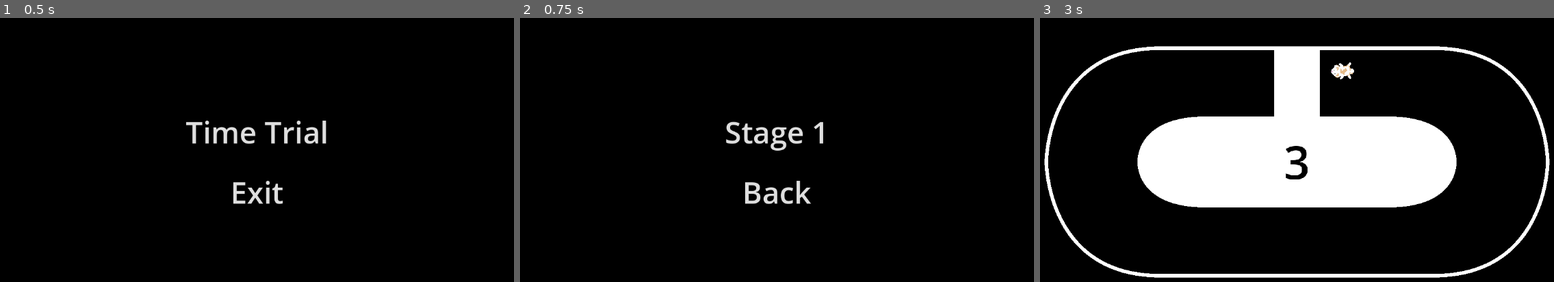
Above: before the commit, frames 1-3 (left to right).
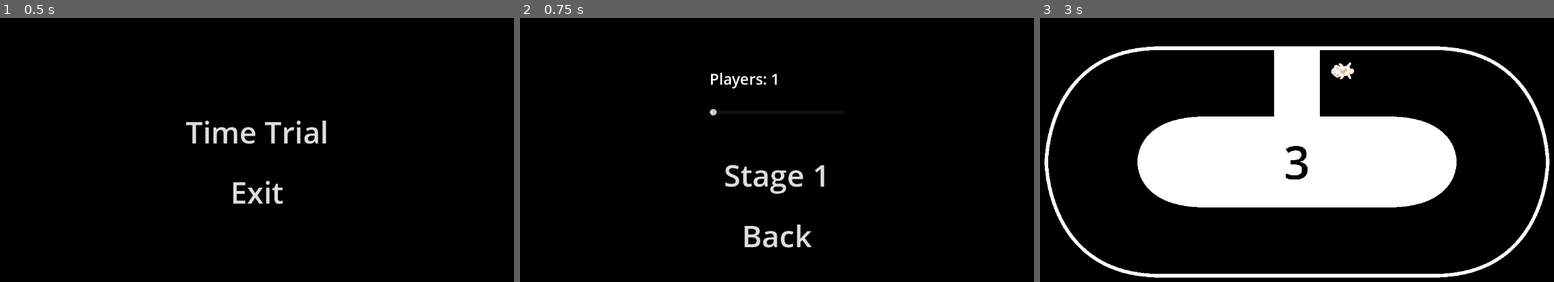
Above: after the commit, the same moments.

Repository: ChrisCee2/20gc4indy500
Game: Godot game, scene res://main_menu.tscn
Same seed, same stepped clock (60 frames per second), same inputs: the game is played once before the commit and once after it. Sound files missing from this copy of the repository are replaced by a short silence.
Inputs:
- Up to frame 1 (0.5 s): no input
- Up to frame 2 (0.75 s): click "Time Trial" at 0.5 s
- Up to frame 3 (3 s): click "Back" at 1.25 s; click "Time Trial" at 2 s; click "Stage 1" at 2.75 s

Frame 1 is identical in both runs. In frame 2, 2.5% of the frame differs, in the area x 36-60%, y 20-88%; in frame 3, nothing differs.

Commit message:
GC4-12: Be able to play 2 players in stage 1

Diff:
--- a/player.tscn
+++ b/player.tscn
@@ -8,6 +8,21 @@
 [sub_resource type="CapsuleShape2D" id="CapsuleShape2D_hqtel"]
 radius = 16.0
 height = 64.0
+
+[sub_resource type="Animation" id="Animation_sweqy"]
+length = 0.001
+tracks/0/type = "value"
+tracks/0/imported = false
+tracks/0/enabled = true
+tracks/0/path = NodePath("Sprite2D:frame")
+tracks/0/interp = 1
+tracks/0/loop_wrap = true
+tracks/0/keys = {
+"times": PackedFloat32Array(0),
+"transitions": PackedFloat32Array(1),
+"update": 1,
+"values": [0]
+}
 
 [sub_resource type="Animation" id="Animation_hqtel"]
 resource_name = "run"
@@ -24,21 +39,6 @@
 "transitions": PackedFloat32Array(1, 1),
 "update": 1,
 "values": [0, 1]
-}
-
-[sub_resource type="Animation" id="Animation_sweqy"]
-length = 0.001
-tracks/0/type = "value"
-tracks/0/imported = false
-tracks/0/enabled = true
-tracks/0/path = NodePath("Sprite2D:frame")
-tracks/0/interp = 1
-tracks/0/loop_wrap = true
-tracks/0/keys = {
-"times": PackedFloat32Array(0),
-"transitions": PackedFloat32Array(1),
-"update": 1,
-"values": [0]
 }
 
 [sub_resource type="AnimationLibrary" id="AnimationLibrary_2hs0m"]
--- a/scene_helper.gd
+++ b/scene_helper.gd
@@ -4,20 +4,25 @@
 var select_sfx: AudioStream = preload("res://SFX/MainSelectSFX.wav")
 
 
-func load_scene(scene_name: String, root: Window, current_scene: Node) -> bool:
+func load_scene(scene_name: String, root: Window, current_scene: Node, args: Dictionary) -> bool:
 	AudioManager.play_audio(select_sfx)
 	var scene = load(scene_name).instantiate()
+	for key in args:
+		scene.set(key, args[key])
 	if scene_name == null:
 		return false
 
 	root.add_child(scene)
 	current_scene = scene
+	if scene.has_method("init"):
+		scene.init()
+
 	return true
 
-func replace_scene(scene_to_replace: Node, new_scene_name: String) -> bool:
+func replace_scene(scene_to_replace: Node, new_scene_name: String, args: Dictionary = {}) -> bool:
 	var root: Window = scene_to_replace.get_tree().root
 	var current_scene: Node = scene_to_replace.get_tree().current_scene
-	var loaded: bool = load_scene(new_scene_name, root, current_scene)
+	var loaded: bool = load_scene(new_scene_name, root, current_scene, args)
 	if loaded:
 		scene_to_replace.queue_free()
 		return true
--- a/stage_menu.gd
+++ b/stage_menu.gd
@@ -3,6 +3,8 @@
 
 @onready var stage_one_button: Button = $GridContainer/StageOneButton
 @onready var back_button: Button = $GridContainer/BackButton
+@onready var player_count_slider: Slider = $GridContainer/HSlider
+@onready var player_label: Label = $GridContainer/PlayerLabel
 
 
 var hover_sfx: AudioStream = preload("res://SFX/MainHoverSFX.wav")
@@ -15,9 +17,11 @@
 	back_button.pressed.connect(back_to_main_menu)
 	back_button.mouse_entered.connect(_on_enter)
 
+	player_label.text = "Players: %d" % player_count_slider.value
+
 
 func start_game() -> void:
-	SceneHelper.replace_scene(self, "res://stages/stage_1.tscn")
+	SceneHelper.replace_scene(self, "res://stages/stage_1.tscn", {"players": player_count_slider.value})
 
 
 func back_to_main_menu() -> void:
@@ -26,3 +30,7 @@
 
 func _on_enter() -> void:
 	AudioManager.play_audio(hover_sfx)
+
+
+func _process(delta: float) -> void:
+	player_label.text = "Players: %d" % player_count_slider.value
--- a/stage_menu.tscn
+++ b/stage_menu.tscn
@@ -48,12 +48,28 @@
 grow_vertical = 2
 theme_override_constants/v_separation = 40
 
+[node name="PlayerLabel" type="Label" parent="GridContainer"]
+layout_mode = 2
+theme_override_font_sizes/font_size = 32
+text = "Players:"
+
+[node name="HSlider" type="HSlider" parent="GridContainer"]
+layout_mode = 2
+min_value = 1.0
+max_value = 2.0
+value = 1.0
+tick_count = 2
+
+[node name="GridContainer" type="GridContainer" parent="GridContainer"]
+layout_mode = 2
+columns = 2
+
 [node name="StageOneButton" type="Button" parent="GridContainer"]
 texture_filter = 1
 layout_mode = 2
 size_flags_horizontal = 6
 size_flags_vertical = 4
-theme_override_font_sizes/font_size = 63
+theme_override_font_sizes/font_size = 64
 theme_override_styles/focus = SubResource("StyleBoxEmpty_p3jrs")
 theme_override_styles/disabled_mirrored = SubResource("StyleBoxEmpty_p3jrs")
 theme_override_styles/disabled = SubResource("StyleBoxEmpty_p3jrs")
@@ -72,7 +88,7 @@
 layout_mode = 2
 size_flags_horizontal = 6
 size_flags_vertical = 4
-theme_override_font_sizes/font_size = 63
+theme_override_font_sizes/font_size = 64
 theme_override_styles/focus = SubResource("StyleBoxEmpty_p3jrs")
 theme_override_styles/disabled_mirrored = SubResource("StyleBoxEmpty_p3jrs")
 theme_override_styles/disabled = SubResource("StyleBoxEmpty_p3jrs")
--- a/stages/stage.gd
+++ b/stages/stage.gd
@@ -2,6 +2,9 @@
 
 
 @export var game_mode: TimeMode
+
+
+var players: int = 1
 
 
 func _unhandled_key_input(event: InputEvent) -> void:
@@ -10,3 +13,7 @@
 		get_tree().root.add_child(main_menu_scene)
 		get_tree().current_scene = main_menu_scene
 		queue_free()
+
+
+func init() -> void:
+	game_mode.init(players)
--- a/stages/stage_1.tscn
+++ b/stages/stage_1.tscn
@@ -1,8 +1,7 @@
-[gd_scene load_steps=5 format=3 uid="uid://exnt8cbqpt5a"]
+[gd_scene load_steps=4 format=3 uid="uid://exnt8cbqpt5a"]
 
 [ext_resource type="PackedScene" uid="uid://dg08mn46hx5f0" path="res://tracks/track_1.tscn" id="1_p6prp"]
 [ext_resource type="Script" uid="uid://bdndepia500gy" path="res://stages/stage.gd" id="1_yor2l"]
-[ext_resource type="PackedScene" uid="uid://c7w7th8hmqmmy" path="res://player.tscn" id="2_40wcd"]
 [ext_resource type="PackedScene" uid="uid://cfe2qi0ae512k" path="res://time_mode.tscn" id="3_40wcd"]
 
 [node name="Stage1" type="Node2D" node_paths=PackedStringArray("game_mode")]
@@ -12,15 +11,13 @@
 [node name="Camera2D" type="Camera2D" parent="."]
 zoom = Vector2(0.75, 0.75)
 
-[node name="Track1" parent="." node_paths=PackedStringArray("players") instance=ExtResource("1_p6prp")]
-players = NodePath("../Players")
+[node name="Track1" parent="." instance=ExtResource("1_p6prp")]
 
 [node name="Players" type="Node" parent="."]
 
-[node name="Player" parent="Players" instance=ExtResource("2_40wcd")]
-
-[node name="TimeMode" parent="." node_paths=PackedStringArray("players", "start_timer_label", "track_time_label", "end_text_label", "lap_label") instance=ExtResource("3_40wcd")]
+[node name="TimeMode" parent="." node_paths=PackedStringArray("players", "track", "start_timer_label", "track_time_label", "end_text_label", "lap_label") instance=ExtResource("3_40wcd")]
 players = NodePath("../Players")
+track = NodePath("../Track1")
 start_timer_label = NodePath("../Control/TimeLabel")
 track_time_label = NodePath("../Control/TimeLabel")
 end_text_label = NodePath("../Control2/HeaderLabel")
--- a/time_mode.gd
+++ b/time_mode.gd
@@ -6,6 +6,7 @@
 
 @export_group("Required Nodes")
 @export var players: Node
+@export var track: Track
 @export var start_timer_label: Label
 @export var track_time_label: Label
 @export var end_text_label: Label
@@ -22,21 +23,24 @@
 var finish_time: int = 0
 var lap_text: String = "Lap: %d/%d"
 var end_text: String = "Press space to leave"
+var player = preload("res://player.tscn")
+
+
+func init_players() -> void:
+	for object in players.get_children():
+		if object is Player:
+			object.disabled = true
+			object.lapped.connect(on_lap.bind(object))
 
 
 func _ready() -> void:
 	start_timer.one_shot = true
 	start_timer.timeout.connect(start)
 
-	for object in players.get_children():
-		if object is Player:
-			object.disabled = true
-			object.lapped.connect(on_lap.bind(object))
+	init_players()
 
 	start_timer_label.hide()
 	end_text_label.hide()
-
-	init()
 
 
 func _process(delta: float) -> void:
@@ -65,7 +69,15 @@
 	lap_label.text = lap_text % [1, laps]
 
 
-func init() -> void:
+func init(player_count: int) -> void:
+	for i in range(player_count):
+		print(i)
+		print(player_count)
+		var new_player: Player = player.instantiate()
+		players.add_child(new_player)
+
+	init_players()
+	track.spawn_players(players)
 	is_starting = true
 	start_timer_label.show()
 	start_timer.start(time_to_start)
--- a/tracks/track.gd
+++ b/tracks/track.gd
@@ -2,10 +2,9 @@
 
 @export var spawn: Node2D
 @export var spawn_offset: float = 64 # From top downwards
-@export var players: Node
 
 
-func _ready() -> void:
+func spawn_players(players: Node) -> void:
 	if players:
 		var current_spawn_offset: float = spawn_offset
 		for player in players.get_children():
